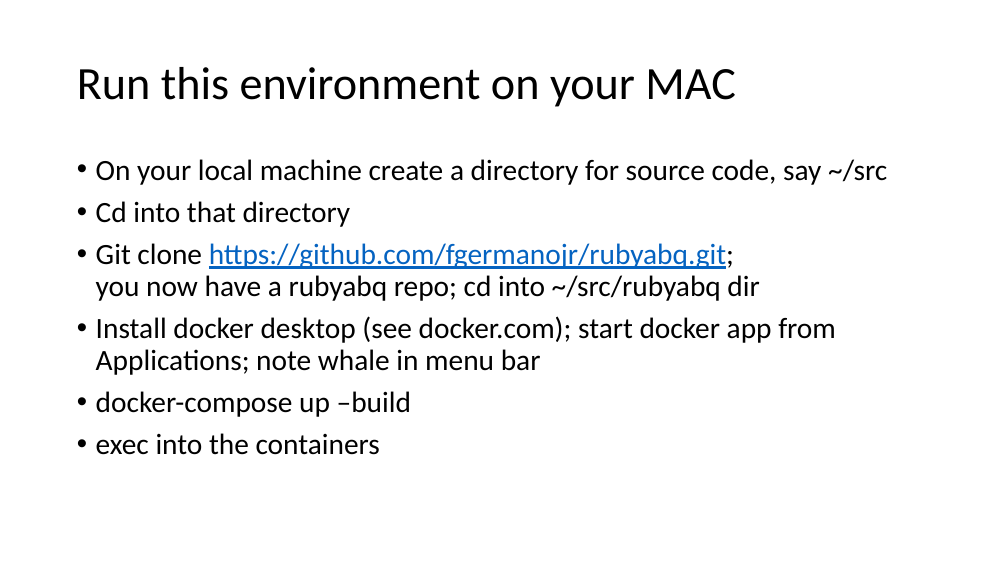
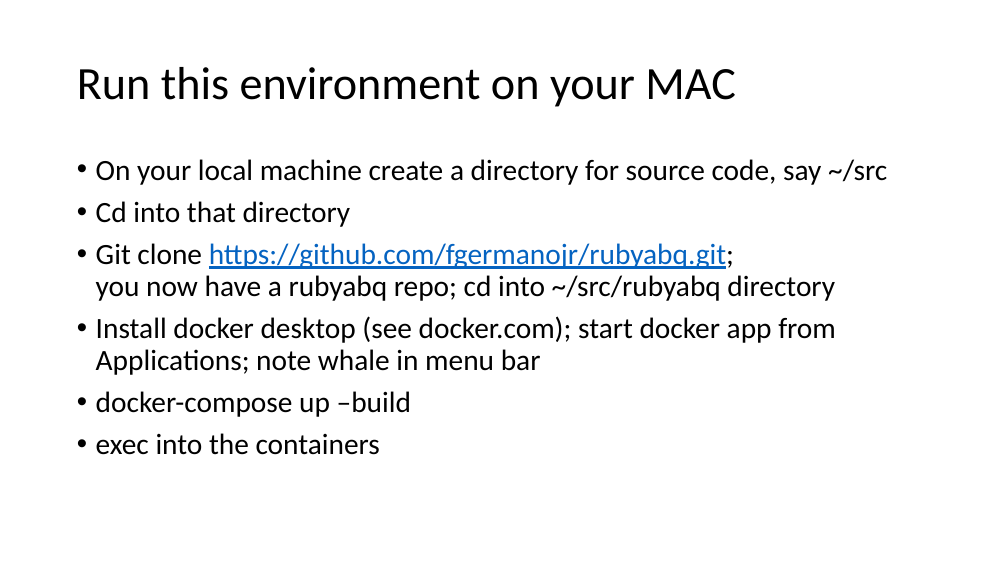
Before and after one commit to fgermanojr/rubyabq, a slide deck: slide 19 of doc/RubyabqPresentation[Autosaved].pptx. Drawn at 1008x567 pixels with LibreOffice and Linux fonts; fonts in the diff are those of the drawing. Boxes give left, top, right and bottom in pixels: in the first picture for what was removed or moved away, otherwise in the second. Text is boxed around its words. In the diff, an @@ line names an element or a change of style, - is before the commit and + after.

Commit message:
fgj updated presentation

```diff
--- a/doc/RubyabqPresentation[Autosaved].pptx
+++ b/doc/RubyabqPresentation[Autosaved].pptx
@@ text at (x1=96, y1=243, x2=835, y2=301): text changed @@
-• Git clone https://github.com/fgermanojr/rubyabq.git;
-  you now have a rubyabq repo; cd into ~/src/rubyabq dir
+• Git clone https://github.com/fgermanojr/rubyabq.git;
+  you now have a rubyabq repo; cd into ~/src/rubyabq directory
```
